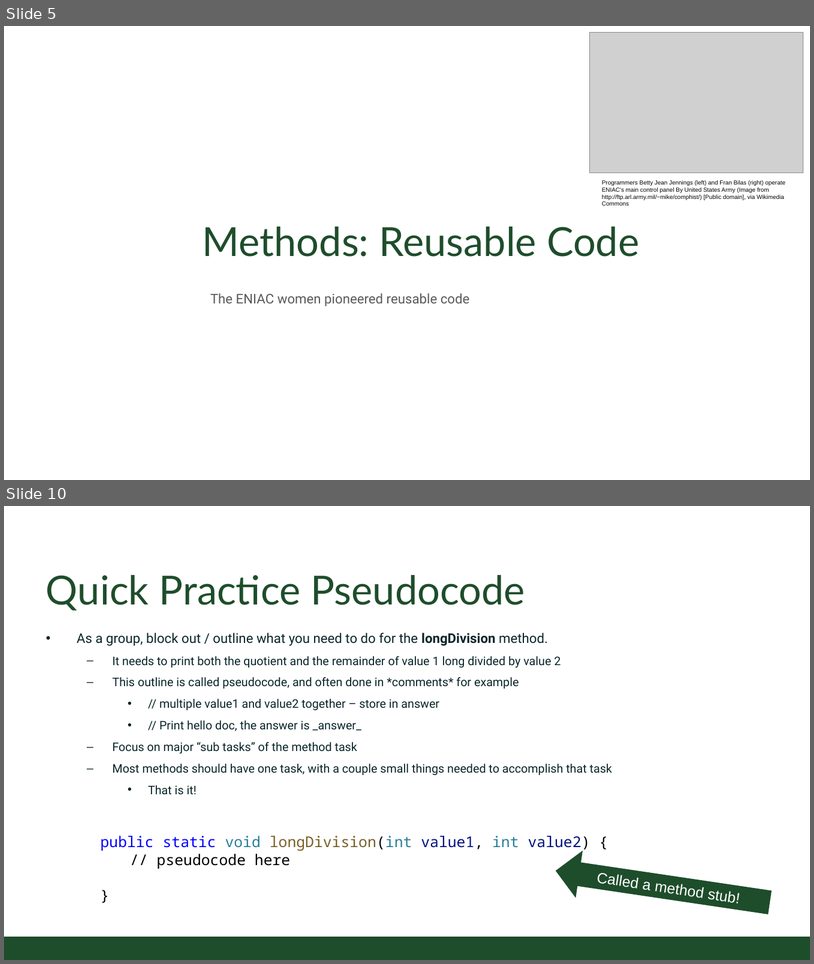
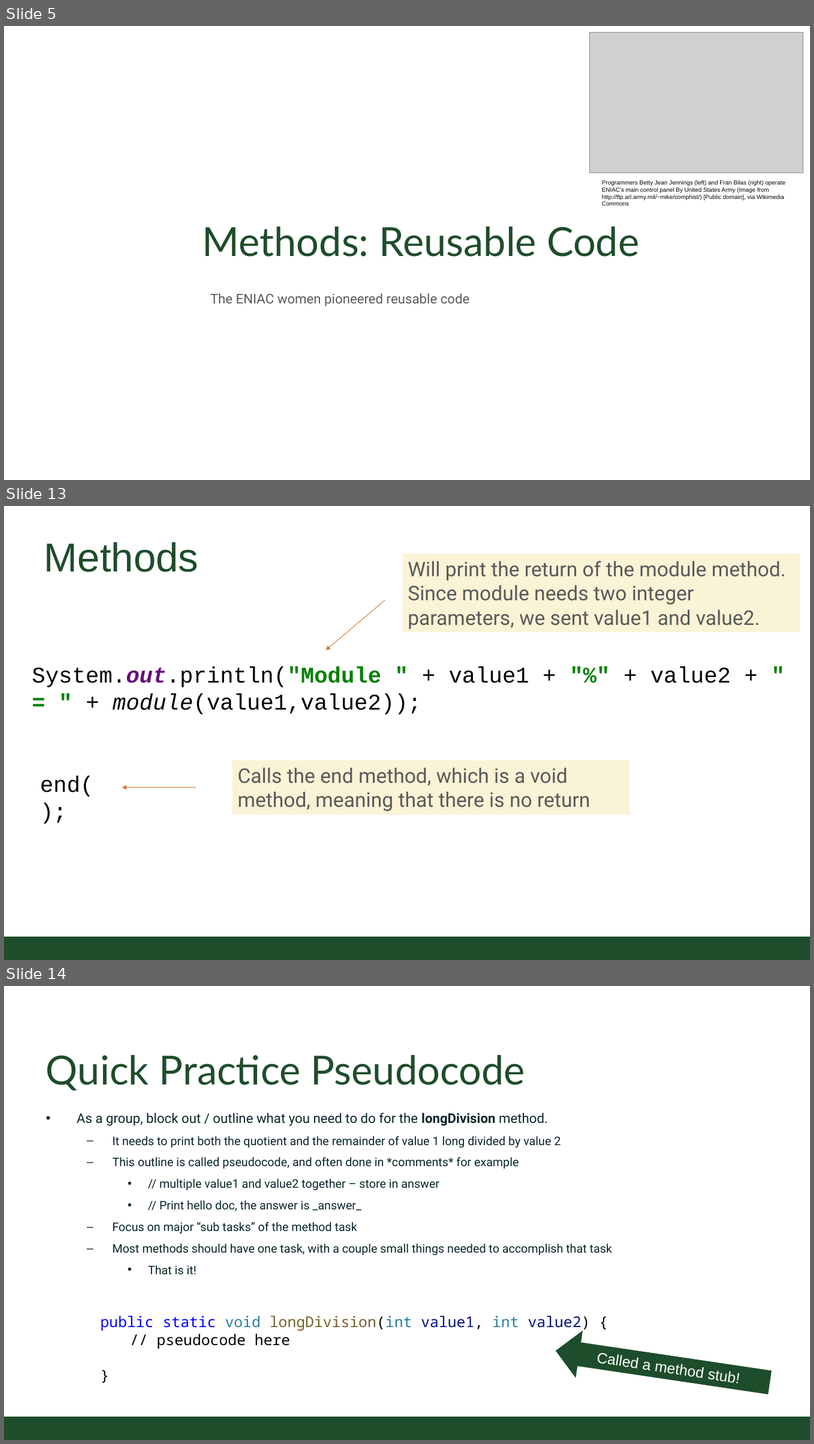
Before and after one commit to CSU-CompSci-CS163-4/Handouts, a slide deck: slides/On-Campus/02_02_ObjectsMethods.pptx. Shown one above the other, each under a label of ours: slides 5 and 10 before the commit, slides 5, 13 and 14 after it; the slides between them are not shown. The pictures are 814x964 and 814x1444 pixels, drawn with LibreOffice and Linux fonts; fonts in the diff are those of the drawing; grey boxes stand for pictures; background and template pictures are left out. Boxes give left, top, right and bottom in pixels: in the first picture for what was removed or moved away, otherwise in the second. Text is boxed around its words. In the diff, an @@ line names an element or a change of style, - is before the commit and + after.

Commit message:
Methods and Objects Lecture updated

```diff
--- a/slides/On-Campus/02_02_ObjectsMethods.pptx
+++ b/slides/On-Campus/02_02_ObjectsMethods.pptx
@@ slide 13 added at <box>4,506,810,960</box>, background #FFFFFF @@
@@ title added at <box>44,542,198,572</box>, 54.4 pt, text #1E4D2B @@
+Methods
@@ rectangle added at <box>402,553,800,632</box>, fill #FBF3D6, 27.2 pt, text #59595B @@
+Will print the return of the module method.
+Since module needs two integer parameters, we sent value1 and value2.
@@ arrow added from (385, 600) to (326, 650), #D87527 0.75 pt @@
@@ text added at <box>32,667,731,714</box>, 30.2 pt, text #000000 @@
+System.out.println("Module " + value1 + "%" + value2 + " = " + module(value1,value2));
@@ text added at <box>40,775,94,796</box>, 30.2 pt, text #000000 @@
+end();
@@ rectangle added at <box>233,760,630,814</box>, fill #FBF3D6, 27.2 pt, text #59595B @@
+Calls the end method, which is a void method, meaning that there is no return
@@ arrow added from (196, 787) to (122, 787), #D87527 0.75 pt @@
@@ rectangle added at <box>4,936,810,960</box>, fill #1E4D2B @@
@@ what was slide 10 is now slide 14 @@
```
Also in this commit, not shown: 5 slides changed, 9 other slides added, 5 slides removed.
